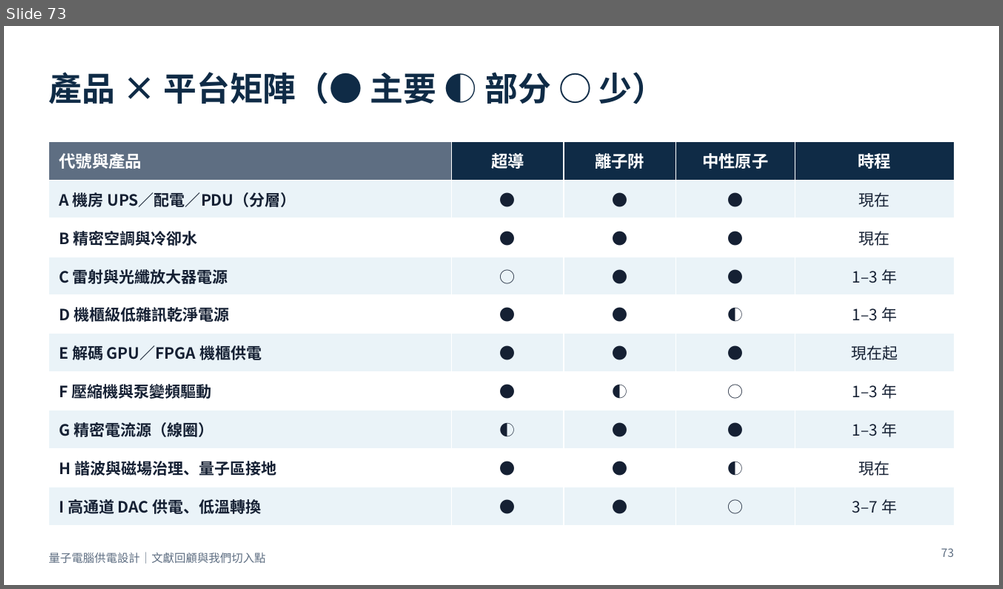
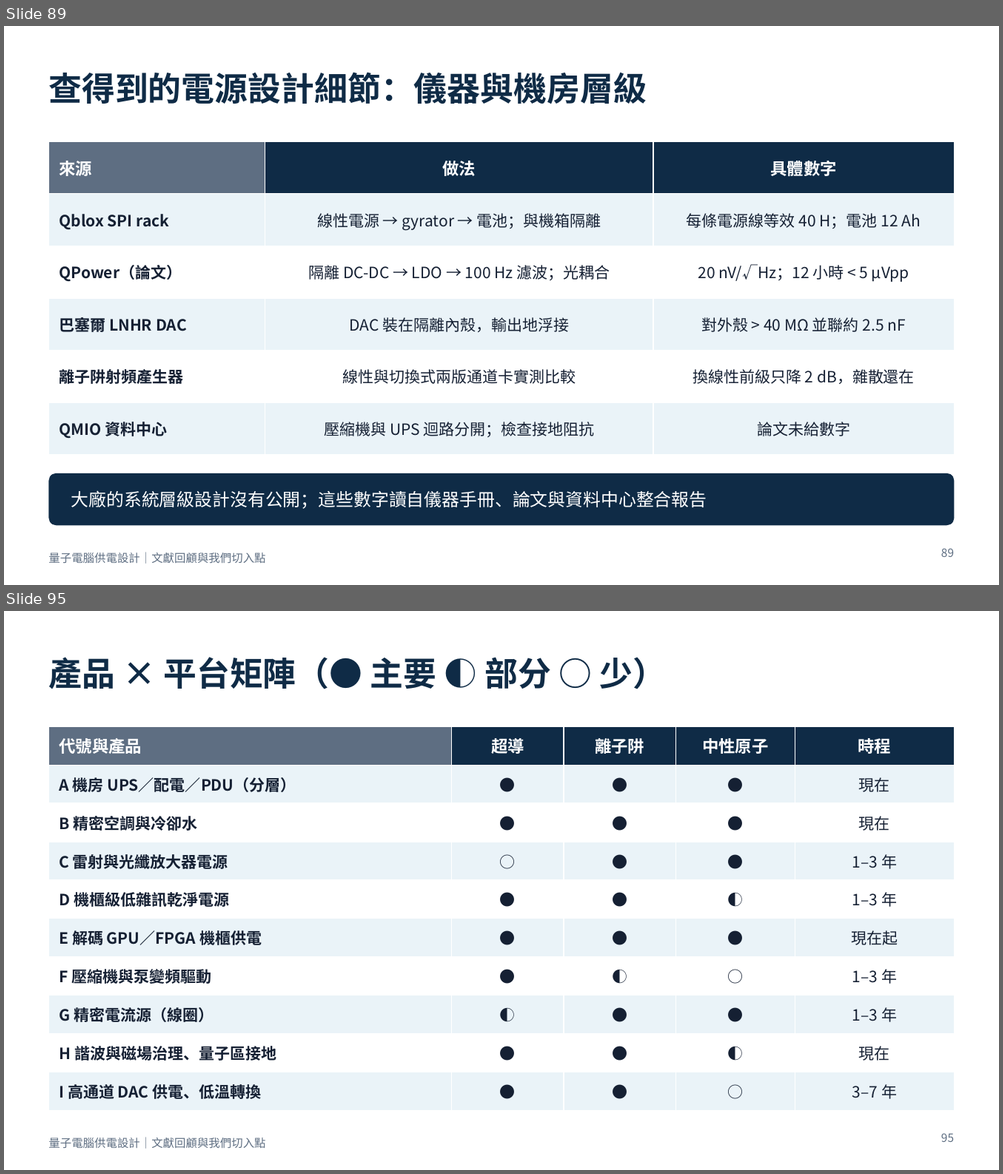
Before and after one commit to pcpcchen-coder/QuantumComputing, a slide deck: slides/output/qc-power-supply.pptx. Shown one above the other, each under a label of ours: slide 73 before the commit, slides 89 and 95 after it; the slides between them are not shown. The pictures are 1003x589 and 1003x1174 pixels, drawn with LibreOffice and Linux fonts; fonts in the diff are those of the drawing. Boxes give left, top, right and bottom in pixels: in the first picture for what was removed or moved away, otherwise in the second. Text is boxed around its words. In the diff, an @@ line names an element or a change of style, - is before the commit and + after.

```diff
--- a/slides/output/qc-power-supply.pptx
+++ b/slides/output/qc-power-supply.pptx
@@ slide 89 added at (4,26,999,585), background #FFFFFF; not listed: 1 template element that a slide beside it also shows @@
@@ title added at (48,72,646,104), 32 pt, text #0F2B46, bold @@
+查得到的電源設計細節：儀器與機房層級
@@ table added at (48,141,954,441), 6 rows, 3 columns @@
+來源 | 做法 | 具體數字
+Qblox SPI rack | 線性電源 → gyrator → 電池；與機箱隔離 | 每條電源線等效 40 H；電池 12 Ah
+QPower（論文） | 隔離 DC-DC → LDO → 100 Hz 濾波；光耦合 | 20 nV/√Hz；12 小時 < 5 µVpp
+巴塞爾 LNHR DAC | DAC 裝在隔離內殼，輸出地浮接 | 對外殼 > 40 MΩ 並聯約 2.5 nF
+離子阱射頻產生器 | 線性與切換式兩版通道卡實測比較 | 換線性前級只降 2 dB，雜散還在
+QMIO 資料中心 | 壓縮機與 UPS 迴路分開；檢查接地阻抗 | 論文未給數字
@@ rounded rectangle added at (48,474,954,526), fill #0F2B46 @@
@@ text added at (71,491,707,509), 17 pt, text #FFFFFF @@
+大廠的系統層級設計沒有公開；這些數字讀自儀器手冊、論文與資料中心整合報告
@@ page number added at (941,548,953,557), 11 pt, text #5E6E82 @@
+89
@@ what was slide 73 is now slide 95 @@
@@ page number at (941,1133,953,1142): text changed @@
-73
+95
```
Also in this commit, not shown: 1 slide changed, 21 other slides added, 4 other files.
